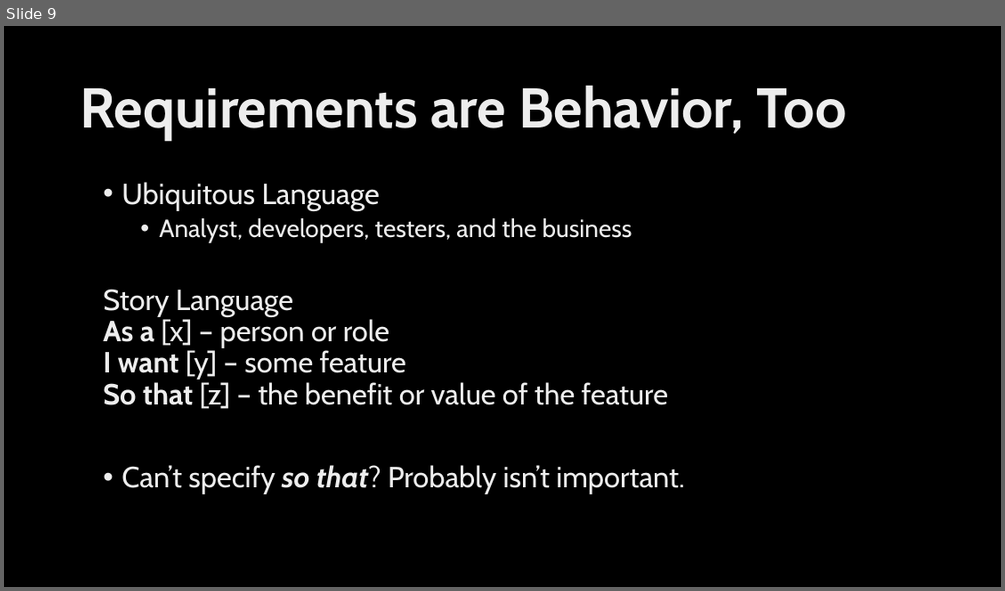
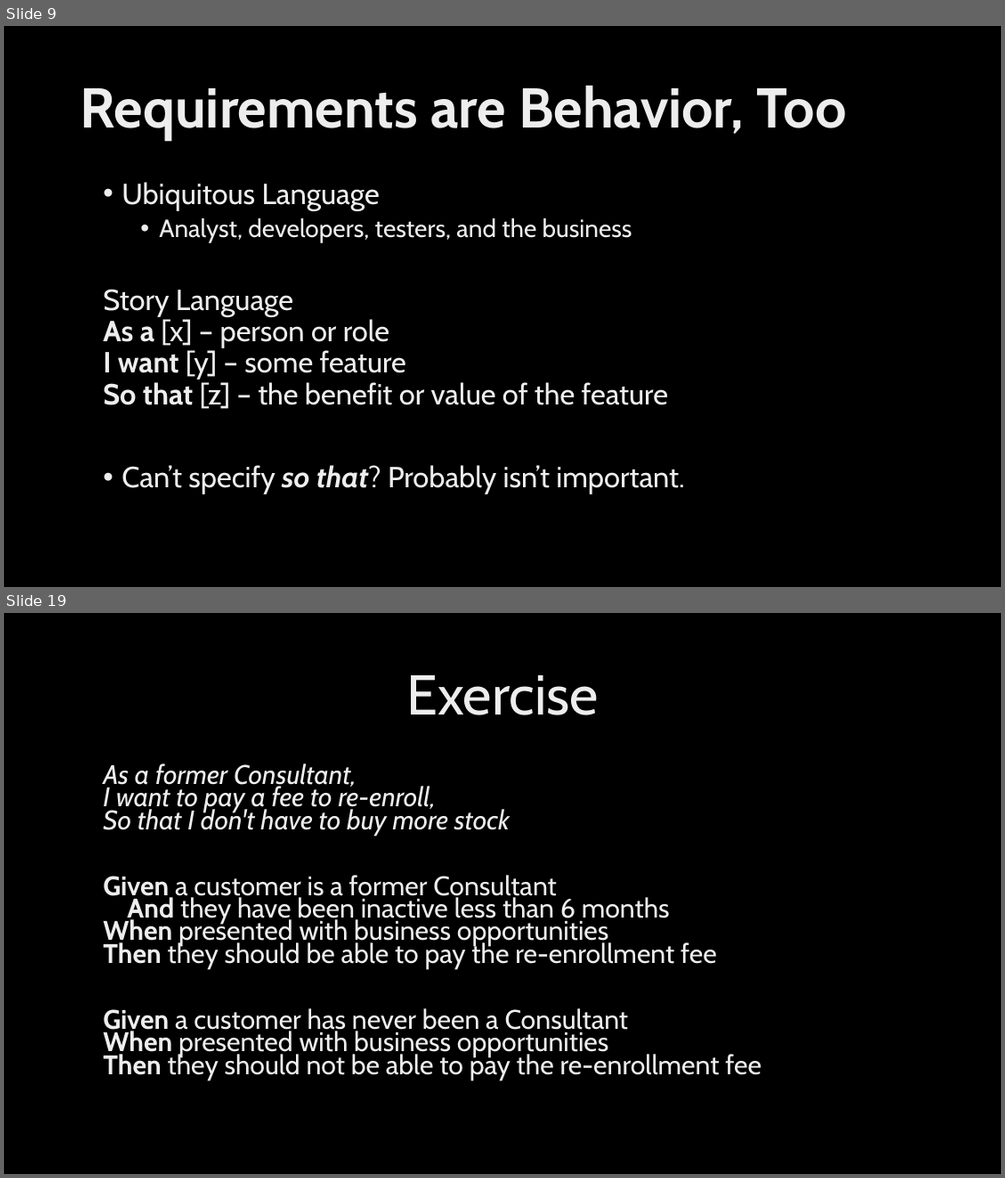
Before and after one commit to ingramam/BDD-lunch-and-learn, a slide deck: BDD.pptx. Shown one above the other, each under a label of ours: slide 9 before the commit, slides 9 and 19 after it; the slides between them are not shown. The pictures are 1005x591 and 1005x1178 pixels, drawn with LibreOffice and Linux fonts; fonts in the diff are those of the drawing; background and template pictures are left out. Boxes give left, top, right and bottom in pixels: in the first picture for what was removed or moved away, otherwise in the second. Text is boxed around its words. In the diff, an @@ line names an element or a change of style, - is before the commit and + after.

```diff
--- a/BDD.pptx
+++ b/BDD.pptx
@@ slide 19 added at box(4, 613, 1001, 1174), background picture (left out) @@
@@ title added at box(406, 675, 599, 715), 54 pt, text gradient #BFBFBF to #EDEDED to #FFFFFF @@
+Exercise
@@ text added at box(103, 763, 761, 1080), 25.9 pt, text gradient #BFBFBF to #EDEDED to #FFFFFF @@
+As a former Consultant,
+I want to pay a fee to re-enroll,
+So that I don't have to buy more stock
+Given a customer is a former Consultant
+And they have been inactive less than 6 months
+When presented with business opportunities
+Then they should be able to pay the re-enrollment fee
+Given a customer has never been a Consultant
+When presented with business opportunities
+Then they should not be able to pay the re-enrollment fee
```
Also in this commit, not shown: 3 slides changed, 8 other slides added, 1 other file.
